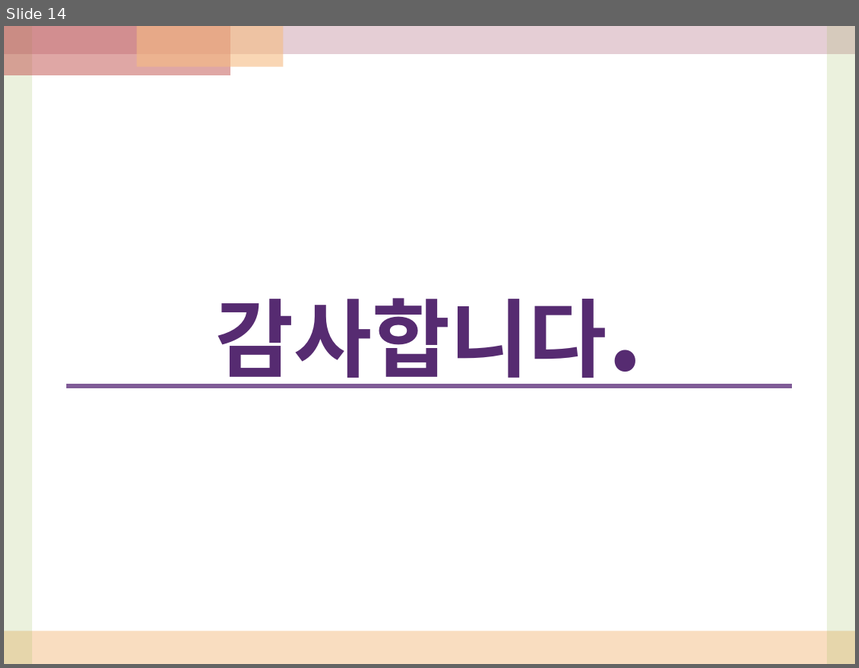
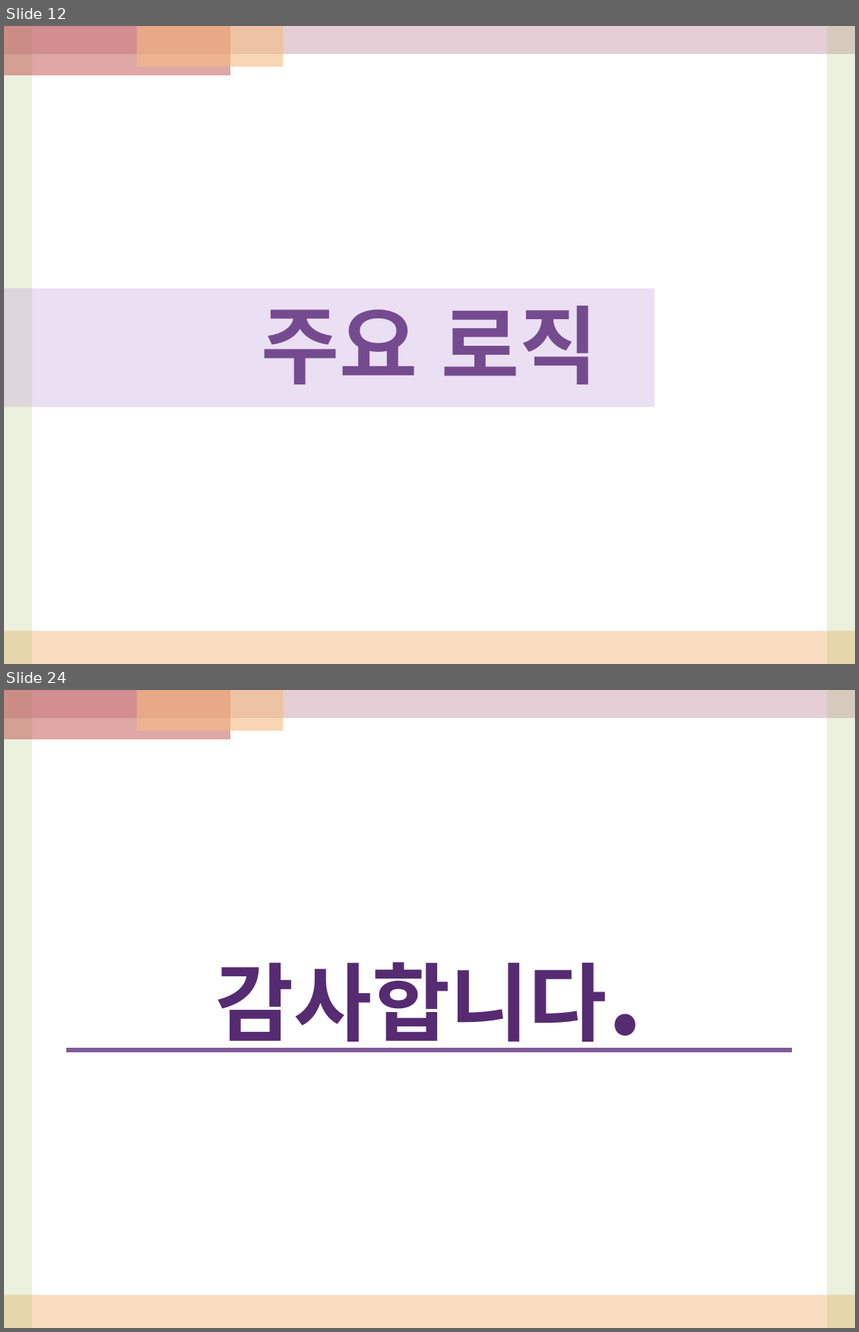
Before and after one commit to JunhyeokKim/javarajob, a slide deck: WebContent/doc/term04(6.1~6.30)/[6조]_term04_170706_javarajob_final.pptx. Shown one above the other, each under a label of ours: slide 14 before the commit, slides 12 and 24 after it; the slides between them are not shown. The pictures are 859x668 and 859x1332 pixels, drawn with LibreOffice and Linux fonts; fonts in the diff are those of the drawing. Boxes give left, top, right and bottom in pixels: in the first picture for what was removed or moved away, otherwise in the second. Text is boxed around its words. In the diff, an @@ line names an element or a change of style, - is before the commit and + after.

```diff
--- a/WebContent/doc/term04(6.1~6.30)/[6조]_term04_170706_javarajob_final.pptx
+++ b/WebContent/doc/term04(6.1~6.30)/[6조]_term04_170706_javarajob_final.pptx
@@ slide 12 added at box(4, 26, 855, 664), background #FFFFFF; not listed: 6 template elements that a slide beside it also shows @@
@@ rectangle added at box(4, 288, 655, 408), fill #BF98D8 at 30% opacity @@
@@ text added at box(261, 306, 598, 385), 72 pt, text #562B71, bold @@
+주요 로직
@@ what was slide 14 is now slide 24 @@
```
Also in this commit, not shown: 10 slides changed, 11 other slides added, 2 slides removed, 30 other files.
